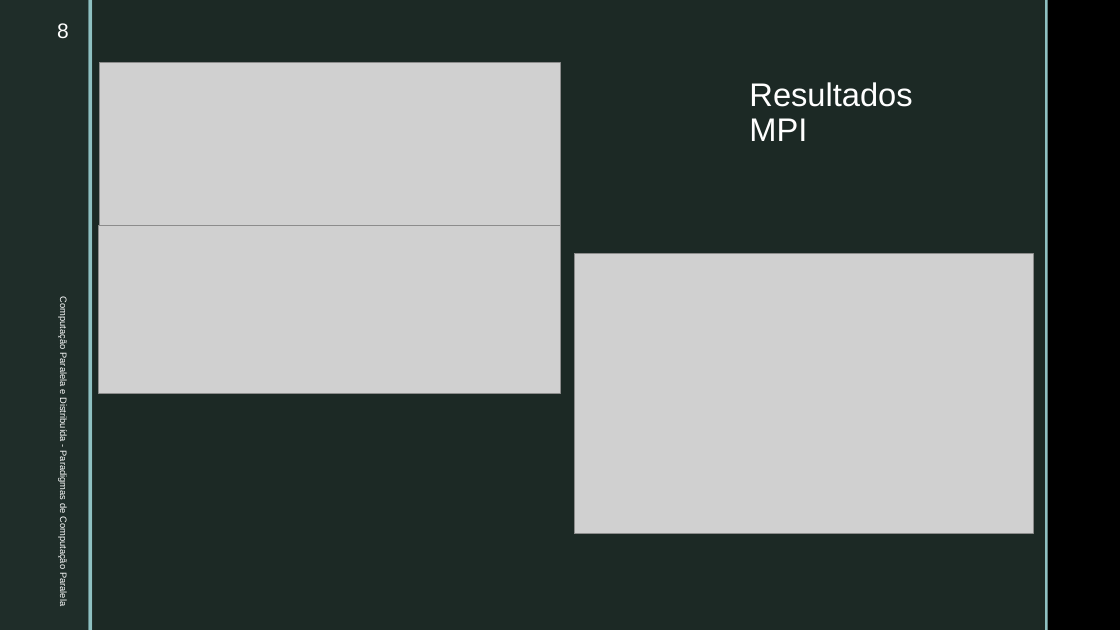
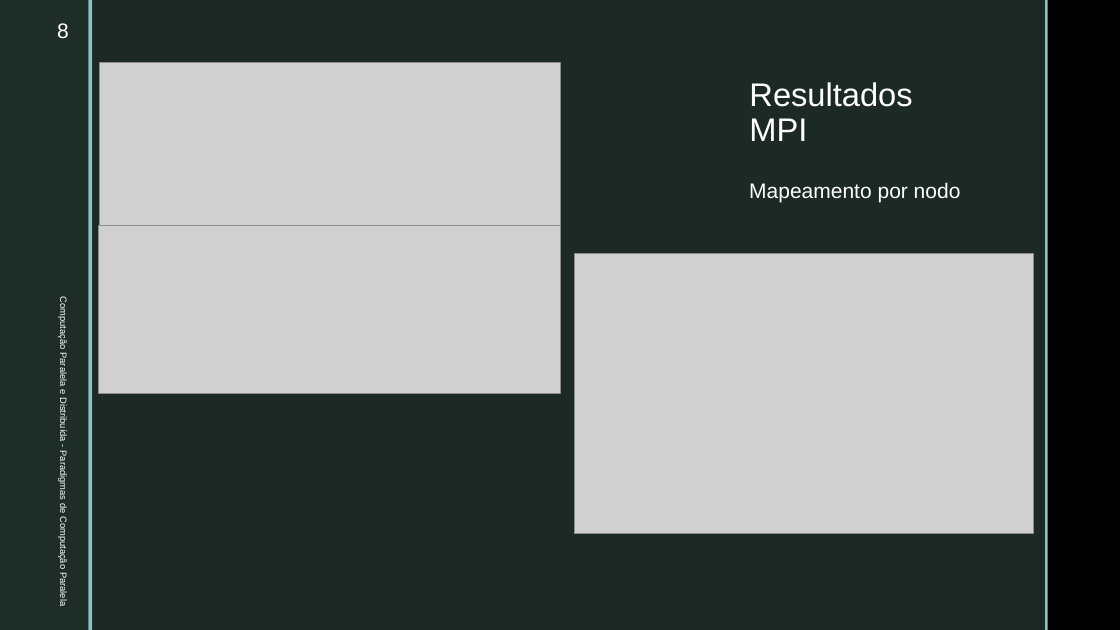
Before and after one commit to Frodo061/Parallel-BucketSort-MPI, a slide deck: slide 8 of PCP_Presentation.pptx. Drawn at 1120x630 pixels with LibreOffice and Linux fonts; fonts in the diff are those of the drawing; grey boxes stand for pictures; background and template pictures are left out. Boxes give left, top, right and bottom in pixels: in the first picture for what was removed or moved away, otherwise in the second. Text is boxed around its words. In the diff, an @@ line names an element or a change of style, - is before the commit and + after.

```diff
--- a/PCP_Presentation.pptx
+++ b/PCP_Presentation.pptx
@@ text added at (x1=749, y1=182, x2=961, y2=202), 18 pt, text #FFFFFF @@
+Mapeamento por nodo
```
Also in this commit, not shown: 3 other slides changed, 3 other files.
